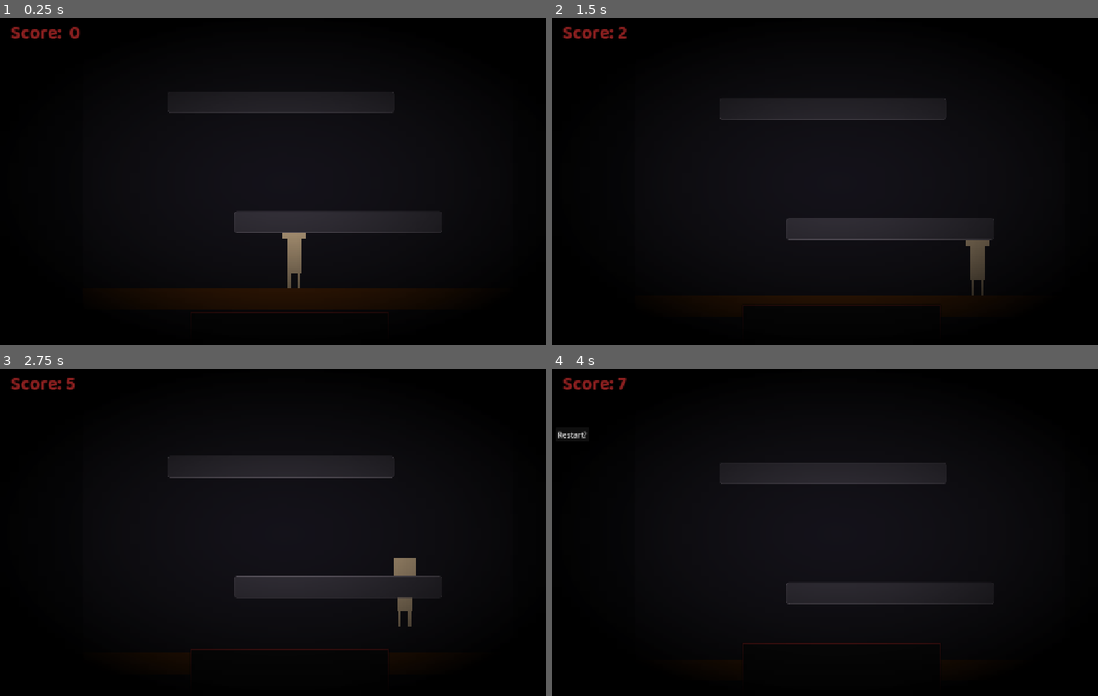
Above: before the commit, frames 1-4 (two rows, left to right).
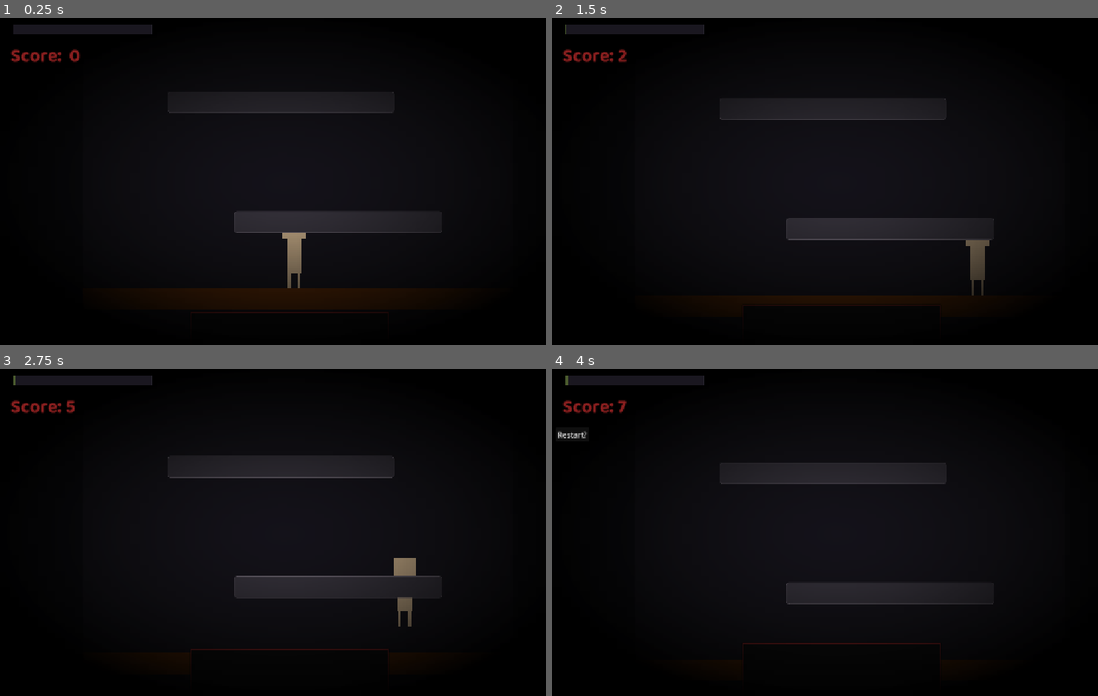
Above: after the commit, the same moments.

Repository: NileKnight1/firey-tower
Game: Godot game, scene res://scenes/game.tscn
The game is run twice, just before and just after one commit, with the same random seed, the same clock (stepped at 60 frames per second) and the same inputs.
Inputs (mouse positions are in pixels of both pictures, inside the frame that each line leads up to):
- Up to frame 1 (0.25 s): no input
- Up to frame 2 (1.5 s): tap Enter at 0.5 s; move the mouse to (977, 161) at 0.52 s; hold D (right) from 0.53 s (still down); tap Space (jump) at 0.6, 0.77, 1.07 s; click (977, 161) at 0.67 s; move the mouse to (726, 194) at 1.27 s; tap Alt at 1.35 s; click (726, 194) at 1.42 s
- Up to frame 3 (2.75 s): tap Space (jump) at 1.52, 1.55, 1.82, 2.3 s; move the mouse to (354, 457) at 2.02 s; release D (right) at 2.03 s; hold A (left) from 2.03 s (still down); tap Shift at 2.1 s; click (354, 457) at 2.17 s
- Up to frame 4 (4 s): move the mouse to (819, 597) at 2.77 s; release A (left) at 2.78 s; hold D (right) from 2.78 s (still down); tap Space (jump) at 2.85, 3.02, 3.32, 3.77, 3.8 s; click (819, 597) at 2.92 s; move the mouse to (1027, 578) at 3.52 s; tap Alt at 3.6 s; click (1027, 578) at 3.67 s

The runs differ from the first frame. In frame 1, 1.1% of the frame differs, in the area x 1-28%, y 2-14%; in frame 2, 1.1%; in frame 3, 1.1%; in frame 4, 1.1%.

Commit message:
some sound and pro bar for highest score

Diff:
--- a/project.godot
+++ b/project.godot
@@ -17,7 +17,7 @@
 
 [autoload]
 
-Global="*uid://cqpduxlwl0gfu"
+global="*uid://cqpduxlwl0gfu"
 
 [display]
 
--- a/scenes/game.tscn
+++ b/scenes/game.tscn
@@ -38,6 +38,26 @@
 
 [sub_resource type="StyleBoxTexture" id="StyleBoxTexture_vlew8"]
 texture = SubResource("GradientTexture2D_bekt7")
+
+[sub_resource type="StyleBoxFlat" id="StyleBoxFlat_iywne"]
+bg_color = Color(0.16470589, 0.15294118, 0.1882353, 1)
+
+[sub_resource type="Gradient" id="Gradient_iywne"]
+offsets = PackedFloat32Array(0)
+colors = PackedColorArray(0.101960786, 0.09019608, 0.1254902, 1)
+
+[sub_resource type="GradientTexture2D" id="GradientTexture2D_vlew8"]
+gradient = SubResource("Gradient_iywne")
+width = 300
+height = 20
+
+[sub_resource type="Gradient" id="Gradient_p57ef"]
+colors = PackedColorArray(0.2901961, 0.36078432, 0.18039216, 1, 0.5411765, 0.12156863, 0.12156863, 1)
+
+[sub_resource type="GradientTexture2D" id="GradientTexture2D_u5sy4"]
+gradient = SubResource("Gradient_p57ef")
+width = 300
+height = 20
 
 [sub_resource type="LabelSettings" id="LabelSettings_lbhrr"]
 font = ExtResource("5_iywne")
@@ -117,6 +137,22 @@
 mouse_filter = 2
 theme_override_styles/panel = SubResource("StyleBoxTexture_vlew8")
 
+[node name="Panel" type="Panel" parent="CanvasLayer" unique_id=1745043486]
+offset_left = 27.0
+offset_top = 25.0
+offset_right = 329.0
+offset_bottom = 47.0
+mouse_filter = 2
+theme_override_styles/panel = SubResource("StyleBoxFlat_iywne")
+
+[node name="prog" type="TextureProgressBar" parent="CanvasLayer" unique_id=2126820060]
+offset_left = 28.0
+offset_top = 26.0
+offset_right = 328.0
+offset_bottom = 56.0
+texture_under = SubResource("GradientTexture2D_vlew8")
+texture_progress = SubResource("GradientTexture2D_u5sy4")
+
 [node name="restart" type="Button" parent="CanvasLayer" unique_id=1893723712]
 offset_left = 8.0
 offset_top = 138.0
@@ -126,10 +162,19 @@
 
 [node name="score" type="Label" parent="CanvasLayer" unique_id=764028939]
 offset_left = 23.0
+offset_top = 64.0
+offset_right = 174.0
+offset_bottom = 127.0
+text = "Score:  0"
+label_settings = SubResource("LabelSettings_lbhrr")
+
+[node name="highest" type="Label" parent="CanvasLayer" unique_id=550807304]
+visible = false
+offset_left = 23.0
 offset_top = 14.0
 offset_right = 174.0
 offset_bottom = 77.0
-text = "Score:  0"
+text = "Highest:  0"
 label_settings = SubResource("LabelSettings_lbhrr")
 
 [node name="score" type="Timer" parent="." unique_id=2037925143]
--- a/scripts/game.gd
+++ b/scripts/game.gd
@@ -1,4 +1,19 @@
 extends Node2D
+
+
+var sound_click = preload("res://audio/buttonpress.mp3")
+var sound_bite = preload("res://audio/bite.mp3")
+var sound_hit = preload("res://audio/hit.mp3")
+
+func play_sound(sound, vol = 0.0):
+	var temp = AudioStreamPlayer.new()
+	temp.stream = sound
+	temp.volume_db = vol
+	add_child(temp)
+
+	temp.finished.connect(temp.queue_free)
+	temp.play()
+
 
 
 var score = 0
@@ -6,6 +21,10 @@
 	start_game()
 
 func start_game():
+	$CanvasLayer/prog.max_value = global.highest_score
+
+	$CanvasLayer/highest.text = "Highest: " + str(global.highest_score)
+	$player.move = 1
 	score = 0
 	$CanvasLayer/vig.visible = 1
 	$CanvasLayer/restart.visible = 0
@@ -13,6 +32,9 @@
 	$cam.position = Vector2(-19.0, 66)
 	$player.position = Vector2(-42, 143)
 
+	Engine.time_scale = 1
+
+	score_rate = 1
 	cam_move_speed = 0.2
 	good = 0
 	cur_y = 180
@@ -77,6 +99,10 @@
 var game_running = 0
 
 func game_over():
+	play_sound(sound_bite)
+	#Engine.time_scale = 0.3
+	$player.move = 0
+	global.highest_score = max(global.highest_score, score)
 	$CanvasLayer/restart.visible = 1
 	game_running = 0
 
@@ -110,15 +136,22 @@
 
 
 func _on_dif_timeout() -> void:
+	if !game_running: return
 	cam_move_speed += 0.4
 	score_rate += 1
 
 func _on_restart_pressed() -> void:
+	play_sound(sound_click)
 	start_game()
 
 var score_rate = 1
 func score_update():
 	score += score_rate
 	$CanvasLayer/score.text = "Score: " + str(score)
+	$CanvasLayer/prog.value = score
+	if score > global.highest_score:
+		$CanvasLayer/highest.text = "Highest: " + str(score)
+
 func _on_score_timeout() -> void:
+	if !game_running: return
 	score_update()
--- a/scripts/global.gd
+++ b/scripts/global.gd
@@ -1,11 +1,3 @@
 extends Node
 
-
-# Called when the node enters the scene tree for the first time.
-func _ready() -> void:
-	pass # Replace with function body.
-
-
-# Called every frame. 'delta' is the elapsed time since the previous frame.
-func _process(delta: float) -> void:
-	pass
+var highest_score = 300
--- a/scripts/player.gd
+++ b/scripts/player.gd
@@ -5,6 +5,19 @@
 const JUMP_VELOCITY = -1300
 const GRAVITY_UP = 3.0
 const GRAVITY_DOWN = 6.0
+var move = 0
+
+var sound_hit = preload("res://audio/hit.mp3")
+
+func play_sound(sound, vol = 0.0):
+	var temp = AudioStreamPlayer.new()
+	temp.stream = sound
+	temp.volume_db = vol
+	add_child(temp)
+
+	temp.finished.connect(temp.queue_free)
+	temp.play()
+
 
 func _physics_process(delta: float) -> void:
 	if not is_on_floor():
@@ -12,8 +25,12 @@
 			velocity += get_gravity() * delta * GRAVITY_UP
 		else:
 			velocity += get_gravity() * delta * GRAVITY_DOWN
+
+	if !move: return
+
 	if Input.is_action_just_pressed("jump") and is_on_floor():
 		velocity.y = JUMP_VELOCITY
+		play_sound(sound_hit)
 
 	if Input.is_action_just_released("jump") and velocity.y < 0:
 		velocity.y *= 0.5
Not shown, added: audio/bite.mp3.import
Not shown, added: audio/buttonpress.mp3.import
Not shown, added: audio/hit.mp3.import
Not shown, added: audio/bite.mp3
Not shown, added: audio/buttonpress.mp3
Not shown, added: audio/hit.mp3
